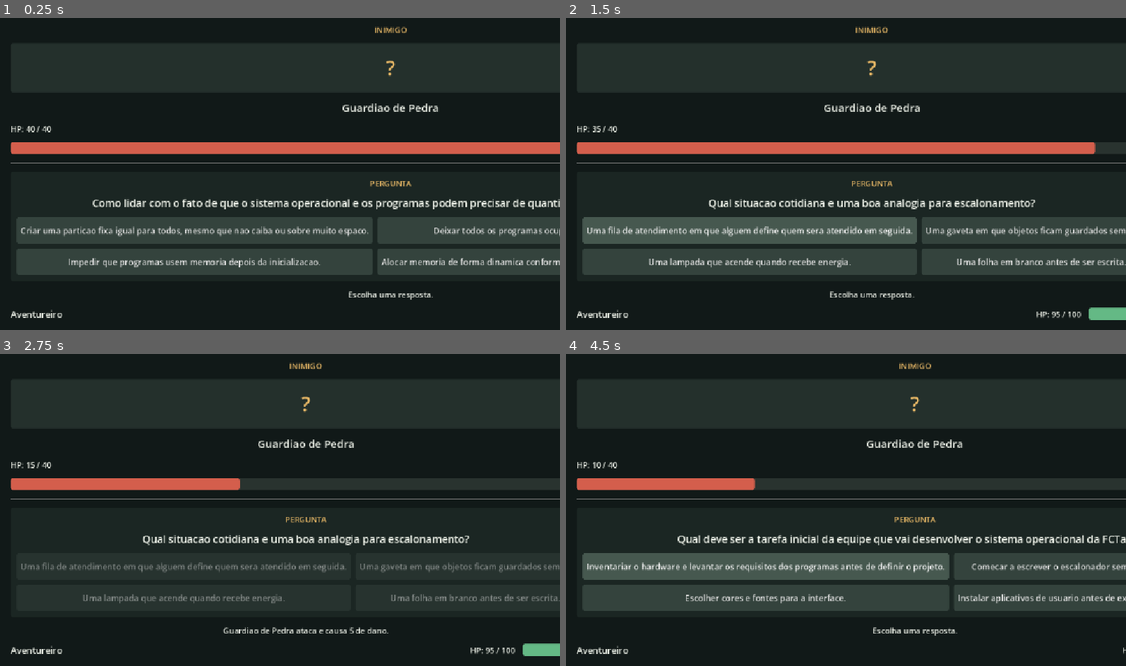
Above: before the commit, frames 1-4 (two rows, left to right).
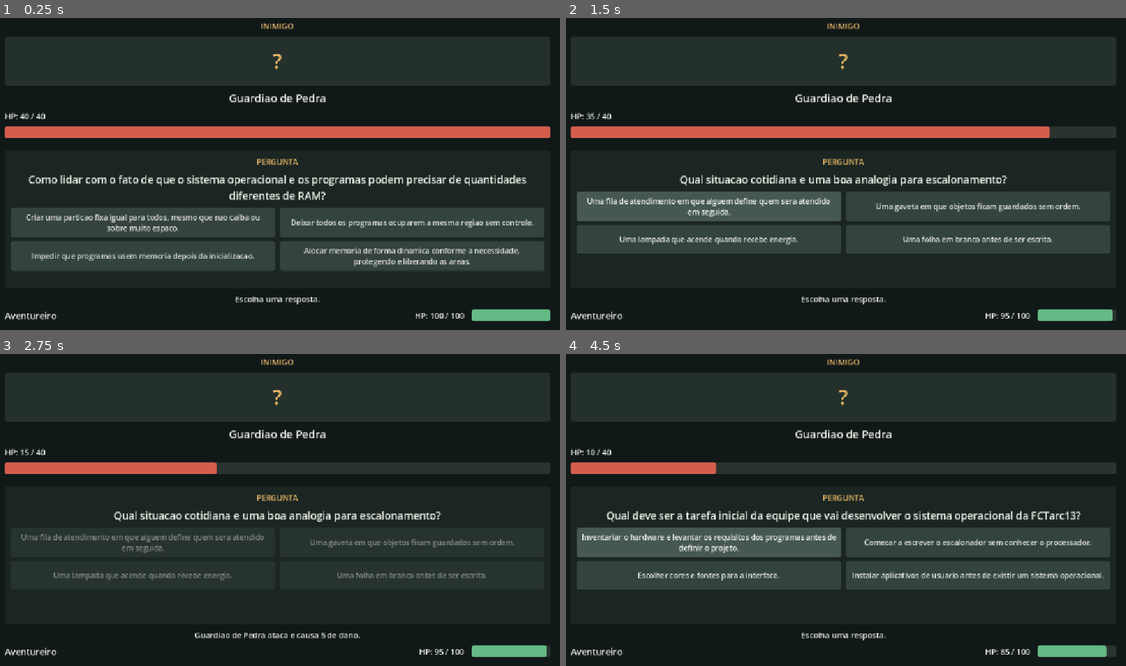
Above: after the commit, the same moments.

Repository: lucascesar918/combat-soi
Game: Godot game, scene res://scenes/battle.tscn
The game is run twice, just before and just after one commit, with the same random seed, the same clock (stepped at 60 frames per second) and the same inputs.
Inputs:
- Up to frame 1 (0.25 s): no input
- Up to frame 2 (1.5 s): click "Criar uma particao fixa igual…" at 0.5 s
- Up to frame 3 (2.75 s): click "Uma fila de atendimento em qu…" at 2 s
- Up to frame 4 (4.5 s): click "Porque a RAM conserva os dado…" at 3.5 s

The runs differ from the first frame. In frame 1, 23% of the frame differs, in the area x 0-100%, y 1-98%; in frame 2, 30%; in frame 3, 14%; in frame 4, 29%.

Commit message:
Ajusta a interface do jogo: modifica margens, separações e tamanhos de elementos, além de implementar a atualização dinâmica das colunas de respostas.

Diff:
--- a/combat-soi/scripts/battle.gd
+++ b/combat-soi/scripts/battle.gd
@@ -31,6 +31,7 @@
 var player_hp_text: Label
 var question_text: Label
 var status_text: Label
+var answers_grid: GridContainer
 var answer_buttons: Array[Button] = []
 
 
@@ -39,6 +40,8 @@
 	player_hp = player_max_hp
 	enemy_hp = enemy_max_hp
 	_build_interface()
+	get_viewport().size_changed.connect(_update_answer_columns)
+	_update_answer_columns()
 	_update_health_bars()
 
 	if not _load_questions():
@@ -60,14 +63,14 @@
 
 	var margins := MarginContainer.new()
 	margins.set_anchors_and_offsets_preset(Control.PRESET_FULL_RECT)
-	margins.add_theme_constant_override("margin_left", 32)
-	margins.add_theme_constant_override("margin_top", 24)
-	margins.add_theme_constant_override("margin_right", 32)
-	margins.add_theme_constant_override("margin_bottom", 24)
+	margins.add_theme_constant_override("margin_left", 20)
+	margins.add_theme_constant_override("margin_top", 16)
+	margins.add_theme_constant_override("margin_right", 20)
+	margins.add_theme_constant_override("margin_bottom", 16)
 	add_child(margins)
 
 	var layout := VBoxContainer.new()
-	layout.add_theme_constant_override("separation", 16)
+	layout.add_theme_constant_override("separation", 10)
 	margins.add_child(layout)
 
 	var enemy_heading := _make_label("INIMIGO", 16, true)
@@ -103,7 +106,7 @@
 	layout.add_child(question_panel)
 
 	var question_content := VBoxContainer.new()
-	question_content.add_theme_constant_override("separation", 14)
+	question_content.add_theme_constant_override("separation", 10)
 	question_panel.add_child(question_content)
 
 	var question_heading := _make_label("PERGUNTA", 16, true)
@@ -112,19 +115,21 @@
 
 	question_text = _make_label("", 21, true)
 	question_text.autowrap_mode = TextServer.AUTOWRAP_WORD_SMART
+	question_text.size_flags_horizontal = Control.SIZE_EXPAND_FILL
 	question_content.add_child(question_text)
 
-	var answers_grid := GridContainer.new()
-	answers_grid.columns = 2
+	answers_grid = GridContainer.new()
 	answers_grid.add_theme_constant_override("h_separation", 10)
-	answers_grid.add_theme_constant_override("v_separation", 10)
+	answers_grid.add_theme_constant_override("v_separation", 8)
+	answers_grid.size_flags_horizontal = Control.SIZE_EXPAND_FILL
 	question_content.add_child(answers_grid)
 
 	for answer_index in range(4):
 		var answer_button := Button.new()
-		answer_button.custom_minimum_size = Vector2(0, 54)
+		answer_button.custom_minimum_size = Vector2(0, 58)
 		answer_button.size_flags_horizontal = Control.SIZE_EXPAND_FILL
-		answer_button.add_theme_font_size_override("font_size", 17)
+		answer_button.autowrap_mode = TextServer.AUTOWRAP_WORD_SMART
+		answer_button.add_theme_font_size_override("font_size", 15)
 		answer_button.add_theme_stylebox_override("normal", _make_button_style(Color("#34433d")))
 		answer_button.add_theme_stylebox_override("hover", _make_button_style(Color("#46584f")))
 		answer_button.add_theme_stylebox_override("disabled", _make_button_style(Color("#27332f")))
@@ -134,6 +139,7 @@
 
 	status_text = _make_label("", 16, true)
 	status_text.autowrap_mode = TextServer.AUTOWRAP_WORD_SMART
+	status_text.size_flags_horizontal = Control.SIZE_EXPAND_FILL
 	layout.add_child(status_text)
 
 	var footer := HBoxContainer.new()
@@ -151,6 +157,11 @@
 	player_hp_bar = _make_progress_bar(Color("#64b985"))
 	player_hp_bar.custom_minimum_size = Vector2(160, 18)
 	footer.add_child(player_hp_bar)
+
+
+func _update_answer_columns() -> void:
+	if is_instance_valid(answers_grid):
+		answers_grid.columns = 1 if get_viewport_rect().size.x < 720 else 2
 
 
 func _load_questions() -> bool:
